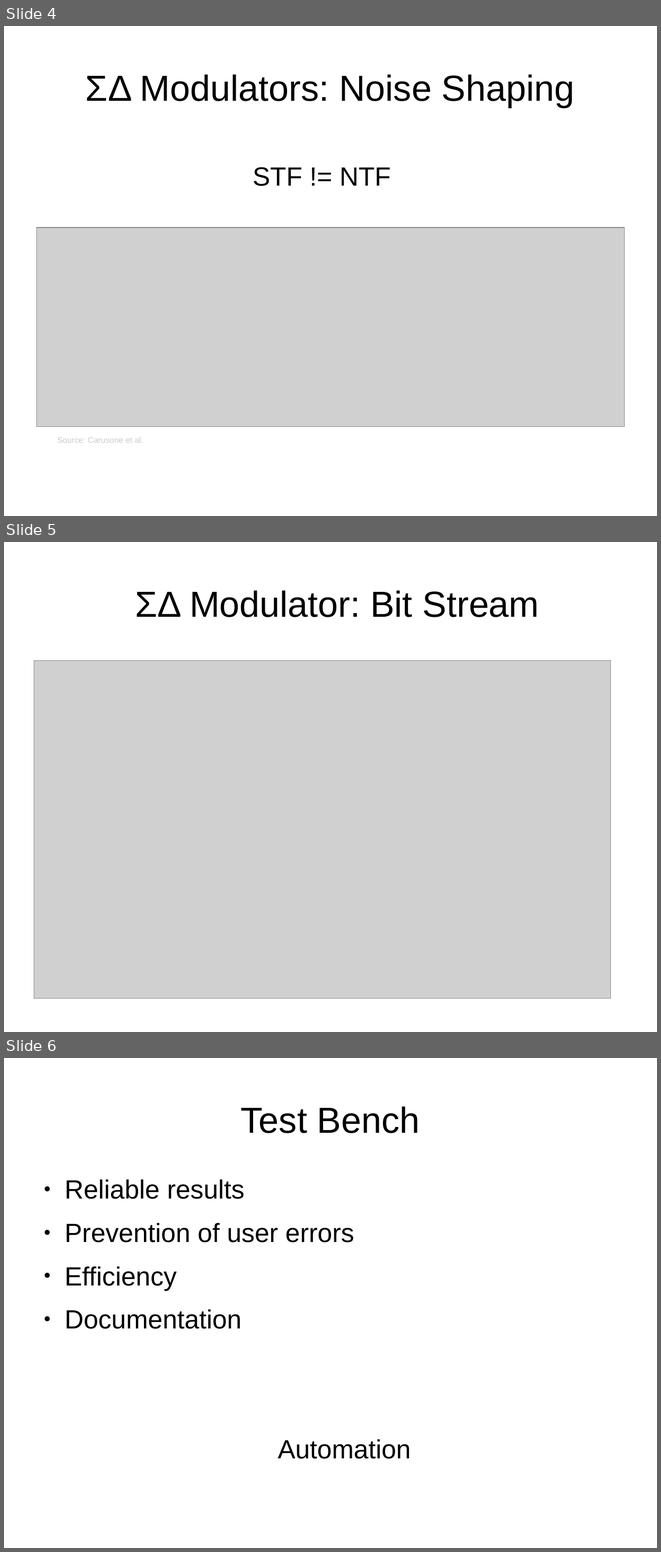
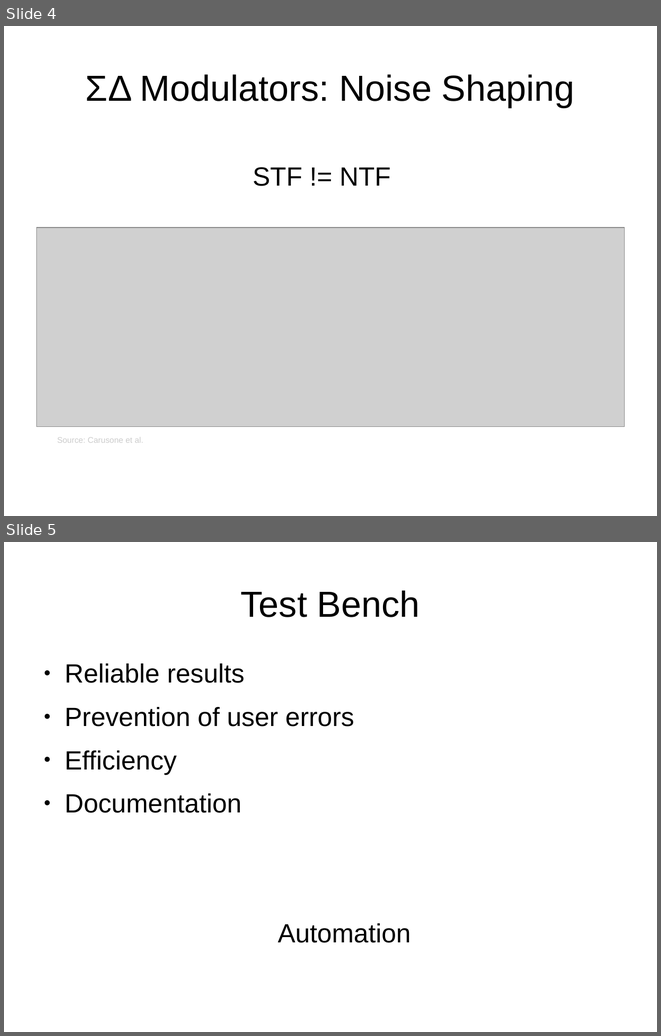
Before and after one commit to alpenwasser/pro5E, a slide deck: presentation/pres_frey.odp. Shown one above the other, each under a label of ours: slides 4, 5 and 6 before the commit, slides 4 and 5 after it. The pictures are 661x1552 and 661x1036 pixels, drawn with LibreOffice and Linux fonts; fonts in the diff are those of the drawing; grey boxes stand for pictures. Boxes give left, top, right and bottom in pixels: in the first picture for what was removed or moved away, otherwise in the second. Text is boxed around its words. In the diff, an @@ line names an element or a change of style, - is before the commit and + after.

```diff
--- a/presentation/pres_frey.odp
+++ b/presentation/pres_frey.odp
@@ slide 5 removed at (4, 542, 657, 1032), background #FFFFFF @@
@@ title removed at (135, 590, 539, 617) @@
-ΣΔ Modulator: Bit Stream
@@ picture removed at (34, 661, 611, 998) @@
@@ what was slide 6 is now slide 5 @@
```
Also in this commit, not shown: 1 slide added, 1 other slide removed.
